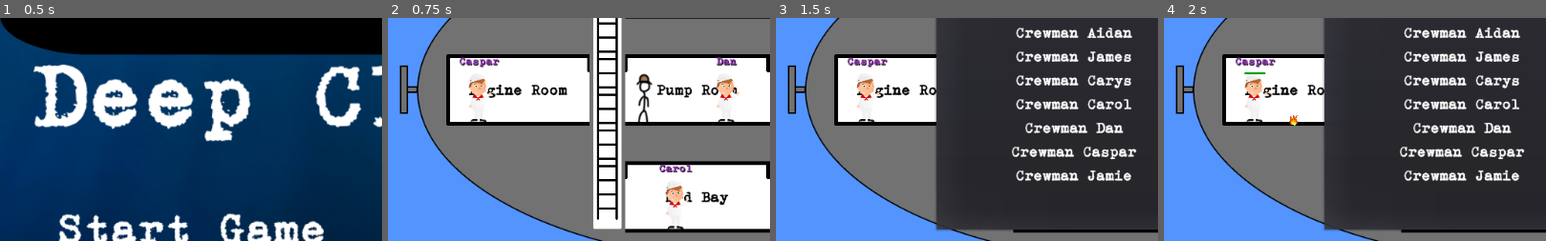
Above: before the commit, frames 1-4 (left to right).
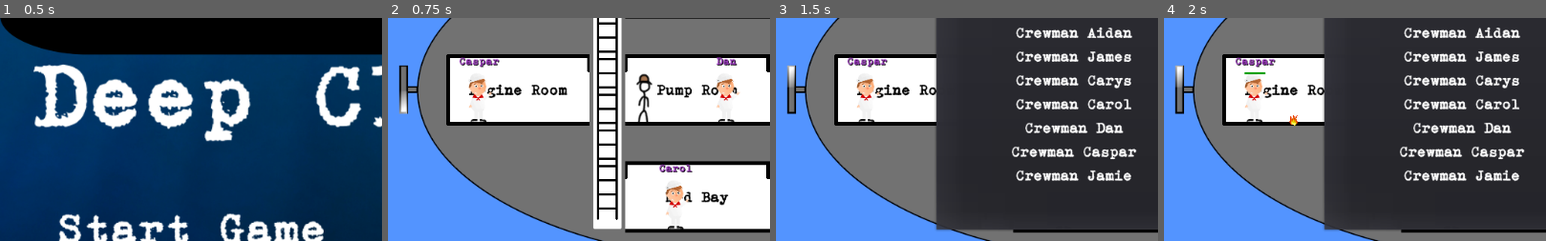
Above: after the commit, the same moments.

Repository: danielcannell/deep-clue-sea
Game: Godot game, scene res://menu/StartMenu.tscn
Same seed, same stepped clock (60 frames per second), same inputs: the game is played once before the commit and once after it.
Inputs (mouse positions are % of the whole screen's width and height, from its top left):
- Up to frame 1 (0.5 s): no input
- Up to frame 2 (0.75 s): click (25, 79) at 0.5 s
- Up to frame 3 (1.5 s): click "Captain's Log" at 1.25 s
- Up to frame 4 (2 s): no input
The pictures show only the part of the screen within x 0-50%, y 31-81%; the shares and areas given below are measured in that part.

Frame 1 is identical in both runs. In frame 2, 0.3% of the frame differs, in the area x 2-6%, y 21-44%; in frame 3, 0.3%; in frame 4, 0.3%.

Commit message:
Add propeller animation

Diff:
--- a/submarine/Submarine.tscn
+++ b/submarine/Submarine.tscn
@@ -1,16 +1,27 @@
-[gd_scene load_steps=10 format=2]
+[gd_scene load_steps=13 format=2]
 
 [ext_resource path="res://submarine/Submarine.gd" type="Script" id=1]
 [ext_resource path="res://submarine/submarine.png" type="Texture" id=2]
-[ext_resource path="res://submarine/tileset.tres" type="TileSet" id=3]
-[ext_resource path="res://room/Room.tscn" type="PackedScene" id=4]
-[ext_resource path="res://ladder/Ladder.tscn" type="PackedScene" id=5]
-[ext_resource path="res://submarine/CrewmenController.gd" type="Script" id=6]
-[ext_resource path="res://crewmen/Crewman.tscn" type="PackedScene" id=7]
-[ext_resource path="res://player/Player.tscn" type="PackedScene" id=8]
-[ext_resource path="res://submarine/environment/Environment.gd" type="Script" id=9]
+[ext_resource path="res://submarine/anim_prop[1].png" type="Texture" id=3]
+[ext_resource path="res://submarine/anim_prop[2].png" type="Texture" id=4]
+[ext_resource path="res://submarine/tileset.tres" type="TileSet" id=5]
+[ext_resource path="res://room/Room.tscn" type="PackedScene" id=6]
+[ext_resource path="res://ladder/Ladder.tscn" type="PackedScene" id=7]
+[ext_resource path="res://submarine/CrewmenController.gd" type="Script" id=8]
+[ext_resource path="res://crewmen/Crewman.tscn" type="PackedScene" id=9]
+[ext_resource path="res://player/Player.tscn" type="PackedScene" id=10]
+[ext_resource path="res://submarine/environment/Environment.gd" type="Script" id=11]
 
-[node name="Submarine" type="Node2D"]
+[sub_resource type="SpriteFrames" id=1]
+
+animations = [ {
+"frames": [ ExtResource( 3 ), ExtResource( 4 ) ],
+"loop": true,
+"name": "default",
+"speed": 15.0
+} ]
+
+[node name="Submarine" type="Node2D" index="0"]
 
 script = ExtResource( 1 )
 _sections_unfolded = [ "Transform" ]
@@ -21,12 +32,20 @@
 centered = false
 _sections_unfolded = [ "Transform" ]
 
-[node name="TileMap" type="TileMap" parent="." index="1"]
+[node name="AnimatedSprite" type="AnimatedSprite" parent="." index="1"]
+
+position = Vector2( 21, 283 )
+frames = SubResource( 1 )
+animation = "default"
+frame = 1
+playing = true
+
+[node name="TileMap" type="TileMap" parent="." index="2"]
 
 editor/display_folded = true
 position = Vector2( 30, -4 )
 mode = 0
-tile_set = ExtResource( 3 )
+tile_set = ExtResource( 5 )
 cell_size = Vector2( 48, 48 )
 cell_quadrant_size = 16
 cell_custom_transform = Transform2D( 1, 0, 0, 1, 0, 0 )
@@ -44,108 +63,108 @@
 tile_data = PoolIntArray( 0, 0, 0, 1, 0, 0, 2, 0, 0, 3, 0, 0, 4, 0, 0, 5, 0, 0, 6, 0, 0, 7, 0, 0, 8, 0, 0, 9, 0, 0, 10, …(3210 unchanged characters)…
 _sections_unfolded = [ "Cell", "Collision", "Transform" ]
 
-[node name="EngineRoom" parent="TileMap" index="0" instance=ExtResource( 4 )]
+[node name="EngineRoom" parent="TileMap" index="0" instance=ExtResource( 6 )]
 
 position = Vector2( 144, 288 )
 _sections_unfolded = [ "Material", "Pause", "Transform", "Visibility", "Z Index" ]
 
-[node name="Instrumentation" parent="TileMap" index="1" instance=ExtResource( 4 )]
+[node name="Instrumentation" parent="TileMap" index="1" instance=ExtResource( 6 )]
 
 position = Vector2( 576, 144 )
 
-[node name="WeaponControl" parent="TileMap" index="2" instance=ExtResource( 4 )]
+[node name="WeaponControl" parent="TileMap" index="2" instance=ExtResource( 6 )]
 
 position = Vector2( 576, 288 )
 
-[node name="TorpedoBay" parent="TileMap" index="3" instance=ExtResource( 4 )]
+[node name="TorpedoBay" parent="TileMap" index="3" instance=ExtResource( 6 )]
 
 position = Vector2( 576, 432 )
 
-[node name="LifeSupport" parent="TileMap" index="4" instance=ExtResource( 4 )]
+[node name="LifeSupport" parent="TileMap" index="4" instance=ExtResource( 6 )]
 
 position = Vector2( 384, 144 )
 
-[node name="PumpRoom" parent="TileMap" index="5" instance=ExtResource( 4 )]
+[node name="PumpRoom" parent="TileMap" index="5" instance=ExtResource( 6 )]
 
 position = Vector2( 384, 288 )
 
-[node name="MedBay" parent="TileMap" index="6" instance=ExtResource( 4 )]
+[node name="MedBay" parent="TileMap" index="6" instance=ExtResource( 6 )]
 
 position = Vector2( 384, 432 )
 
-[node name="Bridge" parent="TileMap" index="7" instance=ExtResource( 4 )]
+[node name="Bridge" parent="TileMap" index="7" instance=ExtResource( 6 )]
 
 position = Vector2( 816, 288 )
 
-[node name="UpperLeftLadder" parent="TileMap" index="8" instance=ExtResource( 5 )]
+[node name="UpperLeftLadder" parent="TileMap" index="8" instance=ExtResource( 7 )]
 
 position = Vector2( 264, 120 )
 _sections_unfolded = [ "Transform" ]
 
-[node name="MiddleLeftLadder" parent="TileMap" index="9" instance=ExtResource( 5 )]
+[node name="MiddleLeftLadder" parent="TileMap" index="9" instance=ExtResource( 7 )]
 
 position = Vector2( 264, 264 )
 
-[node name="LowerLeftLadder" parent="TileMap" index="10" instance=ExtResource( 5 )]
+[node name="LowerLeftLadder" parent="TileMap" index="10" instance=ExtResource( 7 )]
 
 position = Vector2( 264, 408 )
 
-[node name="UpperRightLadder" parent="TileMap" index="11" instance=ExtResource( 5 )]
+[node name="UpperRightLadder" parent="TileMap" index="11" instance=ExtResource( 7 )]
 
 position = Vector2( 696, 120 )
 _sections_unfolded = [ "Transform" ]
 
-[node name="MiddleRightLadder" parent="TileMap" index="12" instance=ExtResource( 5 )]
+[node name="MiddleRightLadder" parent="TileMap" index="12" instance=ExtResource( 7 )]
 
 position = Vector2( 696, 264 )
 
-[node name="LowerRightLadder" parent="TileMap" index="13" instance=ExtResource( 5 )]
+[node name="LowerRightLadder" parent="TileMap" index="13" instance=ExtResource( 7 )]
 
 position = Vector2( 696, 408 )
 
-[node name="CrewmenController" type="Node2D" parent="." index="2"]
+[node name="CrewmenController" type="Node2D" parent="." index="3"]
 
 position = Vector2( 30, -4 )
-script = ExtResource( 6 )
+script = ExtResource( 8 )
 
-[node name="Crewman0" parent="CrewmenController" index="0" instance=ExtResource( 7 )]
+[node name="Crewman0" parent="CrewmenController" index="0" instance=ExtResource( 9 )]
 
 position = Vector2( 764, 332 )
 
-[node name="Crewman1" parent="CrewmenController" index="1" instance=ExtResource( 7 )]
+[node name="Crewman1" parent="CrewmenController" index="1" instance=ExtResource( 9 )]
 
 position = Vector2( 640, 476 )
 
-[node name="Crewman2" parent="CrewmenController" index="2" instance=ExtResource( 7 )]
+[node name="Crewman2" parent="CrewmenController" index="2" instance=ExtResource( 9 )]
 
 position = Vector2( 576, 188 )
 
-[node name="Crewman3" parent="CrewmenController" index="3" instance=ExtResource( 7 )]
+[node name="Crewman3" parent="CrewmenController" index="3" instance=ExtResource( 9 )]
 
 position = Vector2( 552, 332 )
 
-[node name="Crewman4" parent="CrewmenController" index="4" instance=ExtResource( 7 )]
+[node name="Crewman4" parent="CrewmenController" index="4" instance=ExtResource( 9 )]
 
 position = Vector2( 356, 476 )
 
-[node name="Crewman5" parent="CrewmenController" index="5" instance=ExtResource( 7 )]
+[node name="Crewman5" parent="CrewmenController" index="5" instance=ExtResource( 9 )]
 
 position = Vector2( 424, 332 )
 
-[node name="Crewman6" parent="CrewmenController" index="6" instance=ExtResource( 7 )]
+[node name="Crewman6" parent="CrewmenController" index="6" instance=ExtResource( 9 )]
 
 position = Vector2( 92, 332 )
 
-[node name="Crewman7" parent="CrewmenController" index="7" instance=ExtResource( 7 )]
+[node name="Crewman7" parent="CrewmenController" index="7" instance=ExtResource( 9 )]
 
 position = Vector2( 420, 188 )
 
-[node name="Player" parent="." index="3" instance=ExtResource( 8 )]
+[node name="Player" parent="." index="4" instance=ExtResource( 10 )]
 
 position = Vector2( 344, 324 )
 _sections_unfolded = [ "Transform", "Z Index" ]
 
-[node name="Environment" type="Node" parent="." index="4"]
+[node name="Environment" type="Node" parent="." index="5"]
 
-script = ExtResource( 9 )
+script = ExtResource( 11 )
 _sections_unfolded = [ "Transform" ]
Binary file added: submarine/anim_prop[1].png
Not shown, added: submarine/anim_prop[1].png.import
Binary file added: submarine/anim_prop[2].png
Not shown, added: submarine/anim_prop[2].png.import
